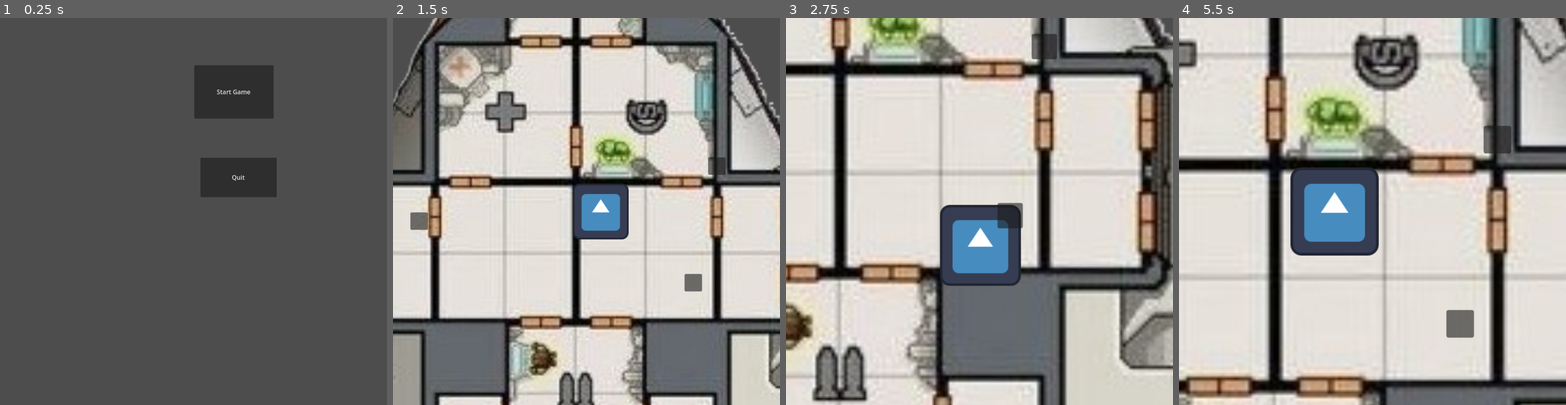
Above: before the commit, frames 1-4 (left to right).
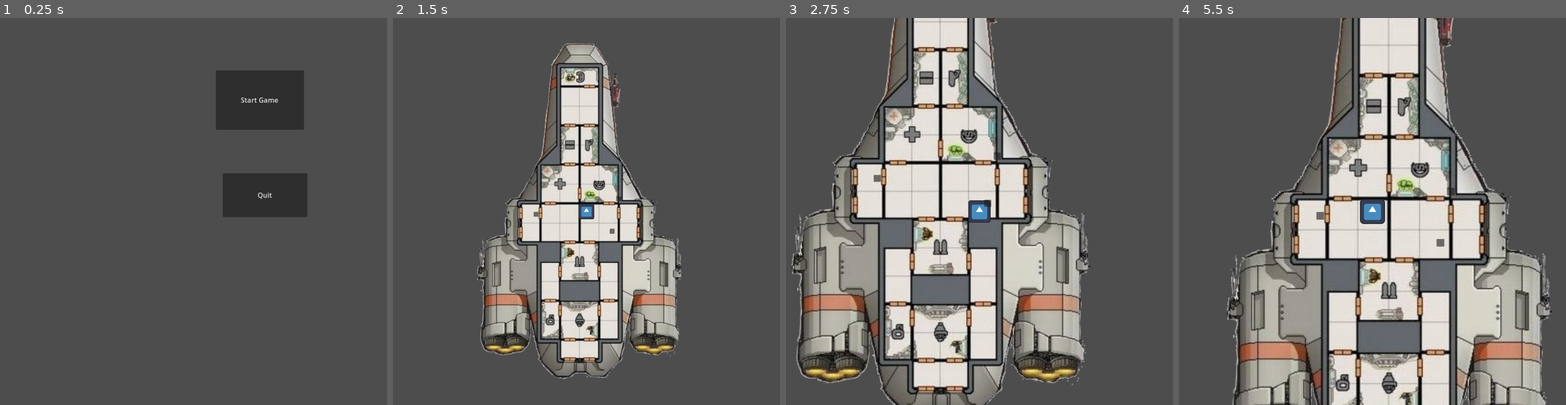
Above: after the commit, the same moments.

Repository: SirGreblik/RPG-Project
Game: Godot game, scene res://main.tscn
Same seed, same stepped clock (60 frames per second), same inputs: the game is played once before the commit and once after it. The engine's default icon, where the game draws it, is replaced by a stand-in: a white triangle on a blue panel in a dark square.
Inputs:
- Up to frame 1 (0.25 s): no input
- Up to frame 2 (1.5 s): click "Start Game" at 0.5 s; tap Enter at 1.25 s; hold Right (ui_right) from 1.28 s (still down); hold 0 from 1.28 s (still down)
- Up to frame 3 (2.75 s): tap Space at 1.52, 2.27 s; release Right (ui_right) at 2.03 s; release 0 at 2.03 s; hold Down (ui_down) from 2.03 s (still down); tap 0 at 2.1 s
- Up to frame 4 (5.5 s): release Down (ui_down) at 2.78 s; hold Right (ui_right) 2.78-3.53 s; hold 9 2.78-3.53 s; tap 0 at 3.05, 3.6, 5.3 s; hold Up (ui_up) 3.53-4.28 s; tap Space at 3.77, 4.52, 5.27 s; hold 0 4.28-5.03 s; hold Left (ui_left) from 4.28 s (still down); tap 9 at 5.1 s

The runs differ from the first frame. In frame 1, 5.4% of the frame differs, in the area x 50-80%, y 12-52%; in frame 2, 86%; in frame 3, 85%; in frame 4, 86%, in the area x 0-100%, y 0-100%.

Commit message:
additional commit

Diff:
--- a/Player/Camera2D.gd
+++ b/Player/Camera2D.gd
@@ -1,5 +1,6 @@
 extends Camera2D
-
+var z_max = 0.1
+var z_min =3
 
 # Called when the node enters the scene tree for the first time.
 func _ready():
@@ -9,7 +10,13 @@
 # Called every frame. 'delta' is the elapsed time since the previous frame.
 func _physics_process(delta):
 
+	if Input.is_key_pressed(KEY_0):
+		set_zoom(zoom/0.99)
 	if Input.is_key_pressed(KEY_9):
 		set_zoom(zoom/1.01)
-	if Input.is_key_pressed(KEY_0):
-		set_zoom(zoom/0.99)
+	if zoom.x>z_min:
+		zoom.x=z_min
+		zoom.y=z_min
+	if zoom.x<z_max:
+		zoom.x=z_max
+		zoom.y=z_max
--- a/Player/Player.gd
+++ b/Player/Player.gd
@@ -1,22 +1,21 @@
 extends CharacterBody2D
-
-
 const S = 300.0
 const JUMP_VELOCITY = -400.0
+
 func _ready():
 	pass
 
 func _physics_process(_delta):
 	var r = global_rotation
-	var direction_1 = Input.get_axis("ui_left", "ui_right")
-	if direction_1:
-		velocity.x= cos(r)*S*direction_1
-		velocity.y= sin(r)*S*direction_1
-	var direction_2 = Input.get_axis("ui_up", "ui_down")
-	if direction_2:
-		velocity.x=-sin(r)*S*direction_2
-		velocity.y= cos(r)*S*direction_2
-	if !direction_1 && !direction_2:
+	var x = Input.get_axis("ui_left", "ui_right")
+	var y = Input.get_axis("ui_up", "ui_down")
+	if x || y:
+		velocity.x= cos(r)*S*x + -sin(r)*S*y
+		velocity.y= cos(r)*S*y + sin(r)*S*x
+		if x && y:
+			velocity.x *= 0.71
+			velocity.y *= 0.71
+	else:
 		velocity.x=0
 		velocity.y=0
 	move_and_slide()
--- a/Player/Player.tscn
+++ b/Player/Player.tscn
@@ -14,10 +14,9 @@
 texture = ExtResource("2_ql1kt")
 
 [node name="CollisionShape2D" type="CollisionShape2D" parent="."]
-shape = SubResource("RectangleShape2D_j6s0y")
+shape = SubResource("RectangleShape2D_07khl")
 
 [node name="Camera2D" type="Camera2D" parent="."]
+zoom = Vector2(0.25, 0.25)
 process_callback = 0
-position_smoothing_enabled = true
-rotation_smoothing_enabled = true
 script = ExtResource("3_a6brd")
--- /dev/null
+++ b/Player/area_2d.gd
@@ -0,0 +1,11 @@
+extends Area2D
+
+
+# Called when the node enters the scene tree for the first time.
+func _ready():
+	pass # Replace with function body.
+
+
+# Called every frame. 'delta' is the elapsed time since the previous frame.
+func _process(delta):
+	pass
--- /dev/null
+++ b/Player/area_2d.tscn
@@ -0,0 +1,10 @@
+[gd_scene load_steps=2 format=3 uid="uid://d2o4hugn37ko7"]
+
+[ext_resource type="Script" path="res://Player/area_2d.gd" id="1_cghmv"]
+
+[node name="Area2D" type="Area2D"]
+script = ExtResource("1_cghmv")
+
+[node name="Panel" type="Panel" parent="."]
+offset_right = 40.0
+offset_bottom = 40.0
--- a/Space_Ship/Space_Ship.gd
+++ b/Space_Ship/Space_Ship.gd
@@ -1,5 +1,5 @@
 extends CharacterBody2D
-const S = 300
+const S = 600
 const A = 2
 const R = 0.02
 func _ready():
--- a/Space_Ship/Space_Ship.tscn
+++ b/Space_Ship/Space_Ship.tscn
@@ -1,8 +1,17 @@
-[gd_scene load_steps=4 format=3 uid="uid://fe3s4akv4bh6"]
+[gd_scene load_steps=7 format=3 uid="uid://fe3s4akv4bh6"]
 
 [ext_resource type="Script" path="res://Space_Ship/Space_Ship.gd" id="1_xirev"]
 [ext_resource type="Texture2D" uid="uid://r0ihh0thy5vv" path="res://Space_Ship/0001YB7AHFPACS3X-C122-F4.png" id="2_hu6ef"]
 [ext_resource type="PackedScene" uid="uid://d2x5rhymdmh6x" path="res://Player/Player.tscn" id="2_tut7r"]
+
+[sub_resource type="RectangleShape2D" id="RectangleShape2D_rlbj8"]
+size = Vector2(568, 80)
+
+[sub_resource type="RectangleShape2D" id="RectangleShape2D_pk3hb"]
+size = Vector2(531, 83)
+
+[sub_resource type="RectangleShape2D" id="RectangleShape2D_6lquh"]
+size = Vector2(66, 168)
 
 [node name="Space_Ship" type="CharacterBody2D"]
 script = ExtResource("1_xirev")
@@ -13,3 +22,24 @@
 texture = ExtResource("2_hu6ef")
 
 [node name="CharacterBody2D" parent="." instance=ExtResource("2_tut7r")]
+
+[node name="StaticBody2D" type="StaticBody2D" parent="."]
+
+[node name="CollisionShape2D" type="CollisionShape2D" parent="StaticBody2D"]
+modulate = Color(1, 0, 1, 1)
+top_level = true
+position = Vector2(-603, 16)
+shape = SubResource("RectangleShape2D_rlbj8")
+
+[node name="CollisionPolygon2D" type="CollisionPolygon2D" parent="StaticBody2D"]
+position = Vector2(341, -191)
+polygon = PackedVector2Array(600, 0, 600, 600, 0, 600, 0, 450, 450, 450, 450, 150, 0, 150, 0, 0)
+
+[node name="CollisionShape2D2" type="CollisionShape2D" parent="StaticBody2D"]
+position = Vector2(-420, 289)
+shape = SubResource("RectangleShape2D_pk3hb")
+one_way_collision_margin = 128.0
+
+[node name="CollisionShape2D3" type="CollisionShape2D" parent="StaticBody2D"]
+position = Vector2(-551, 143)
+shape = SubResource("RectangleShape2D_6lquh")
--- a/project.godot
+++ b/project.godot
@@ -21,8 +21,8 @@
 
 [display]
 
-window/size/viewport_width=1000
-window/size/viewport_height=1000
+window/size/viewport_width=900
+window/size/viewport_height=900
 
 [input]
 
Not shown: 1 places in Player/Player.tscn that only renumber resources
